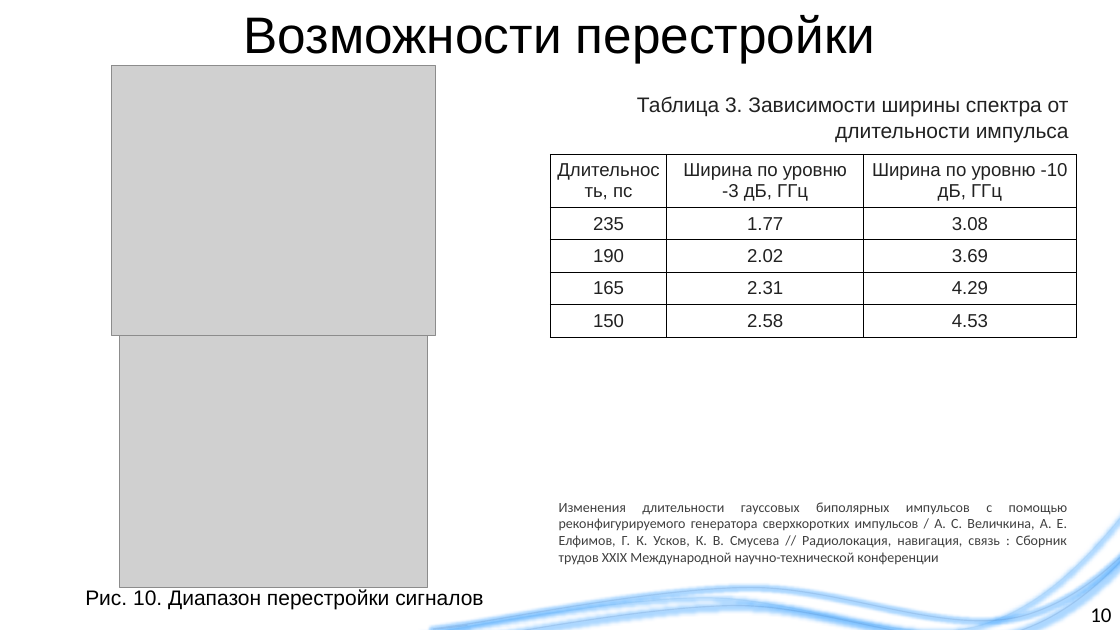
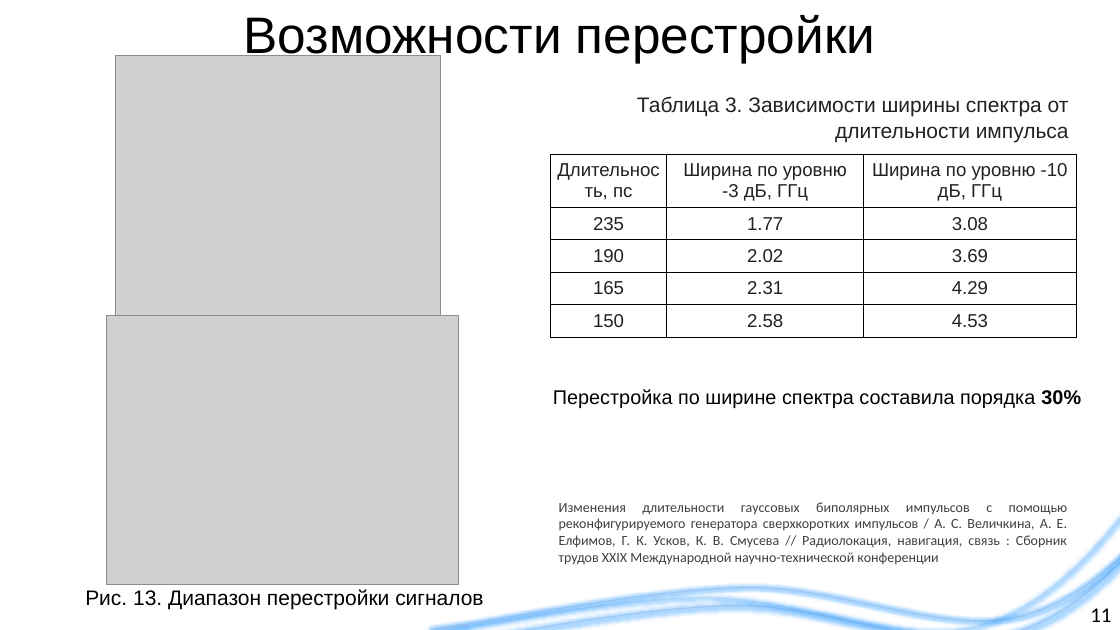
Before and after one commit to liveinscarlet/Study, a slide deck: slide 11 of Диссертация и предзащита/Презентация для предзащиты.pptx (slide 10 before the commit). Drawn at 1120x630 pixels with LibreOffice and Linux fonts; fonts in the diff are those of the drawing; grey boxes stand for pictures; background and template pictures are left out. Boxes give left, top, right and bottom in pixels: in the first picture for what was removed or moved away, otherwise in the second. Text is boxed around its words. In the diff, an @@ line names an element or a change of style, - is before the commit and + after.

```diff
--- a/Диссертация и предзащита/Презентация для предзащиты.pptx
+++ b/Диссертация и предзащита/Презентация для предзащиты.pptx
@@ picture: place and size @@
-picture at box(111, 66, 435, 335)
+picture at box(116, 55, 440, 325)
@@ picture: place and size @@
-picture at box(119, 335, 428, 587)
+picture at box(107, 315, 459, 585)
@@ text added at box(553, 389, 1081, 408), 17 pt, text #000000 @@
+Перестройка по ширине спектра составила порядка 30%
@@ text at box(85, 589, 483, 609): text changed @@
-Рис. 10. Диапазон перестройки сигналов
+Рис. 13. Диапазон перестройки сигналов
@@ page number at box(1090, 608, 1111, 622): text changed @@
-10
+11
```
Also in this commit, not shown: 6 other slides changed, 2 slides added, 1 slide removed, 3 other files.
